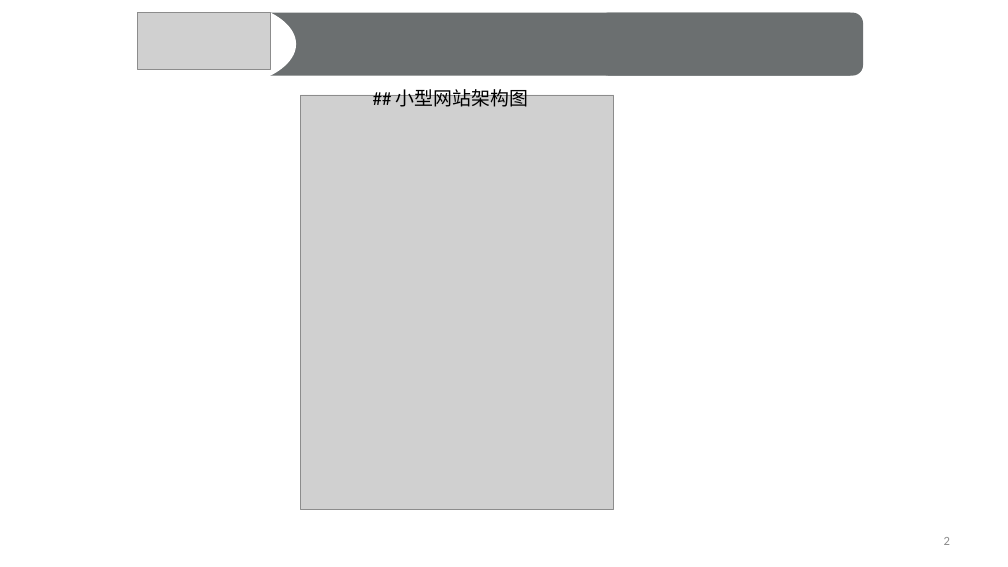
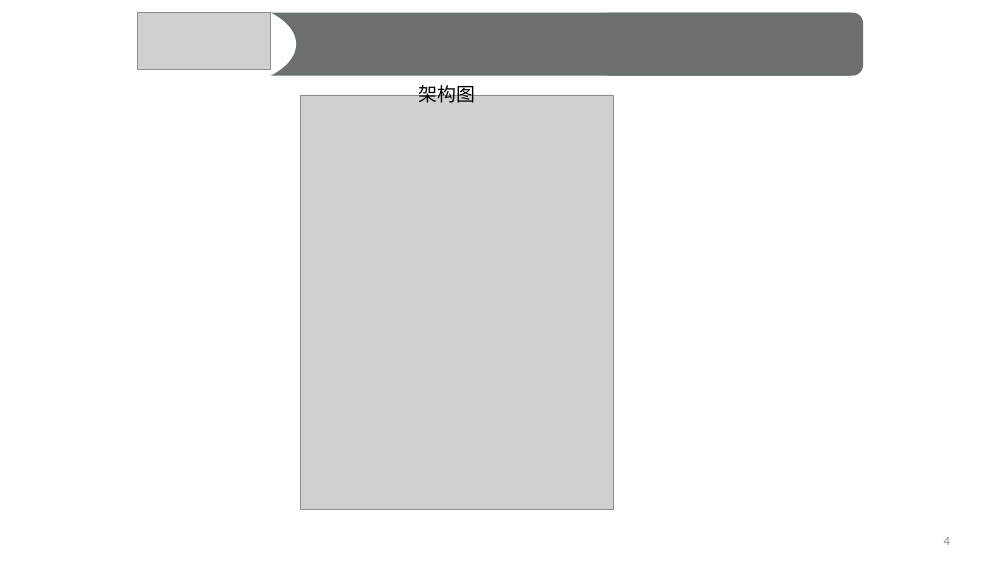
Before and after one commit to rainbow494/blog.zuoshachi.com, a slide deck: slide 4 of examples/how-to-debug-website/how-to-debug-viewfinder.pptx (slide 2 before the commit). Drawn at 1008x567 pixels with LibreOffice and Linux fonts; fonts in the diff are those of the drawing; grey boxes stand for pictures. Boxes give left, top, right and bottom in pixels: in the first picture for what was removed or moved away, otherwise in the second. Text is boxed around its words. In the diff, an @@ line names an element or a change of style, - is before the commit and + after.

```diff
--- a/examples/how-to-debug-website/how-to-debug-viewfinder.pptx
+++ b/examples/how-to-debug-website/how-to-debug-viewfinder.pptx
@@ text at (x1=419, y1=82, x2=476, y2=103): text changed @@
-## 小型网站架构图
+架构图
@@ page number at (x1=944, y1=537, x2=950, y2=545): text changed @@
-2
+4
```
Also in this commit, not shown: 4 other slides changed, 3 slides added, 3 slides removed, 7 other files.
